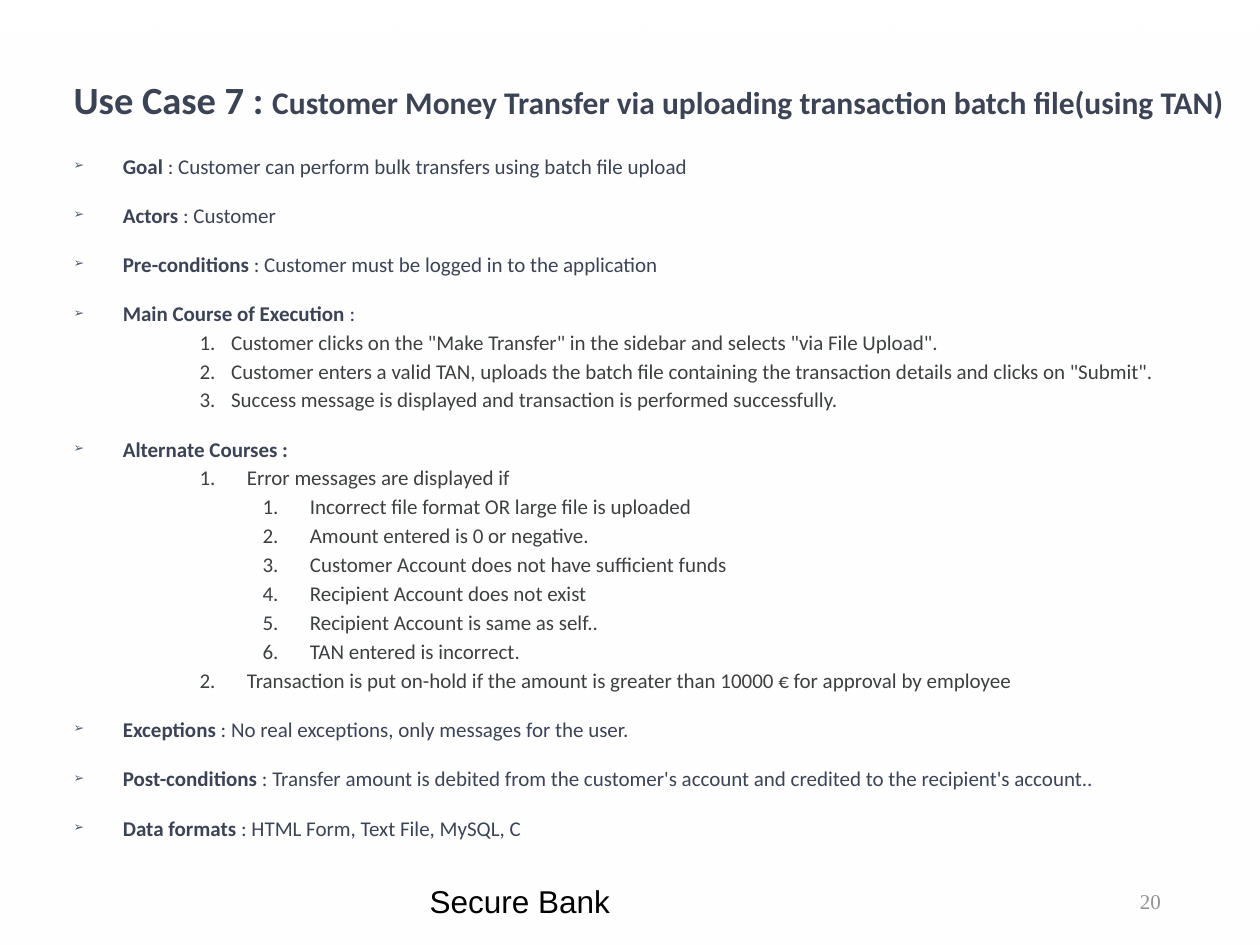
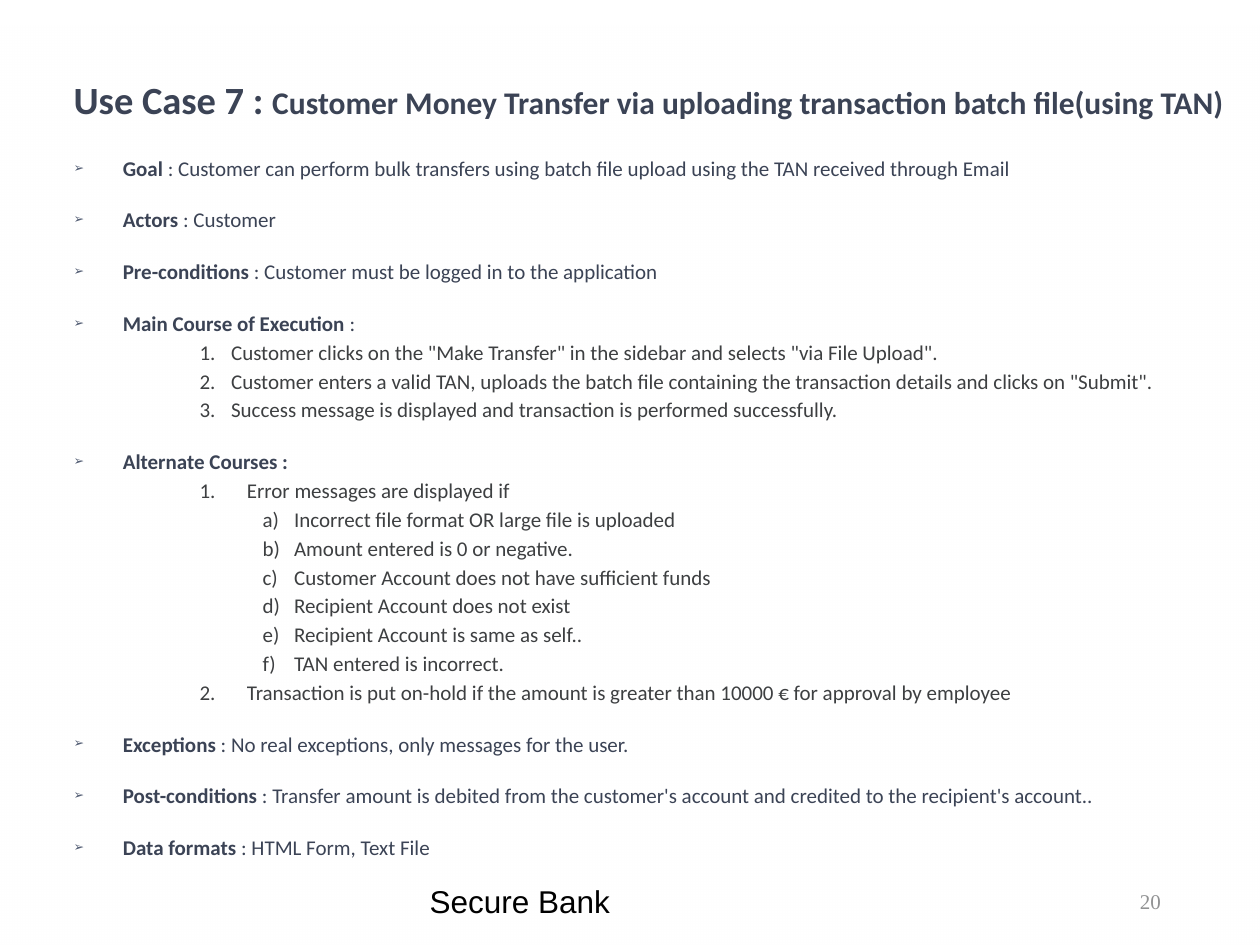
Before and after one commit to kwuerl/secure-coding-team-8, a slide deck: slide 20 of presentations/Phase3.ppt. Drawn at 1260x945 pixels with LibreOffice and Linux fonts; fonts in the diff are those of the drawing; background and template pictures are left out. Boxes give left, top, right and bottom in pixels: in the first picture for what was removed or moved away, otherwise in the second. Text is boxed around its words. In the diff, an @@ line names an element or a change of style, - is before the commit and + after.

```diff
--- a/presentations/Phase3.ppt
+++ b/presentations/Phase3.ppt
@@ text at bbox=[123, 161, 1010, 180]: text changed @@
-➢ Goal : Customer can perform bulk transfers using batch file upload
+➢ Goal : Customer can perform bulk transfers using batch file upload using the TAN received through Email
@@ text at bbox=[123, 213, 1092, 807]: line spacing 0.7 to 0.8; bullet 1. to a) @@
@@ text at bbox=[123, 840, 430, 858]: text changed @@
-➢ Data formats : HTML Form, Text File, MySQL, C
+➢ Data formats : HTML Form, Text File
```
Also in this commit, not shown: 10 other slides changed, 3 slides added.
